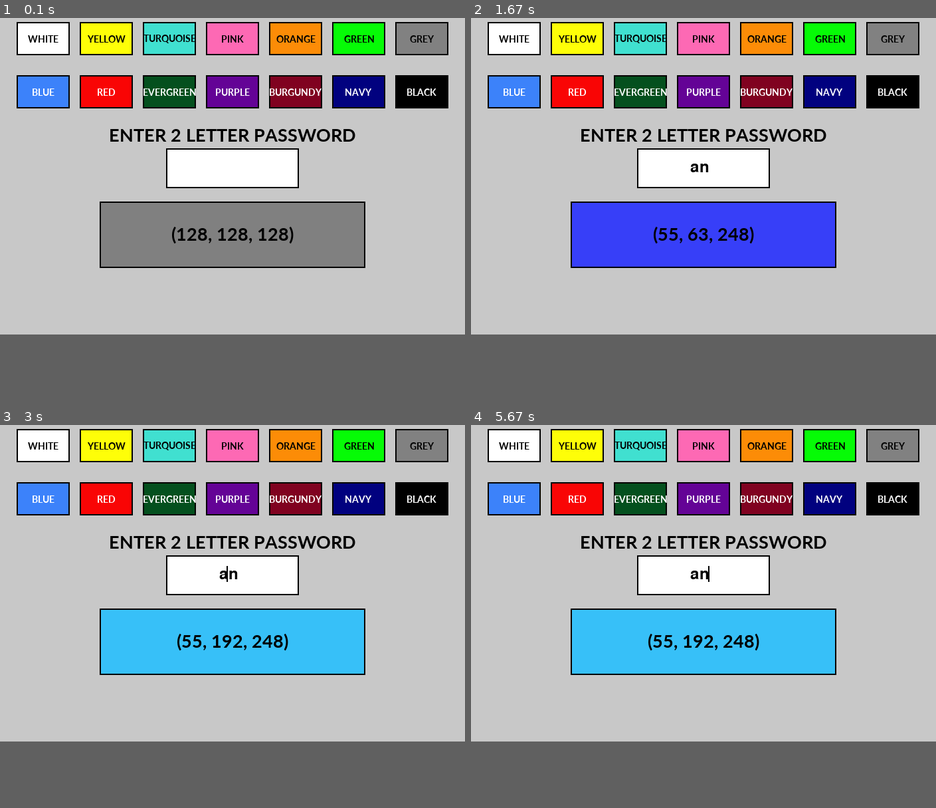
Above: before the commit, frames 1-4 (two rows, left to right).
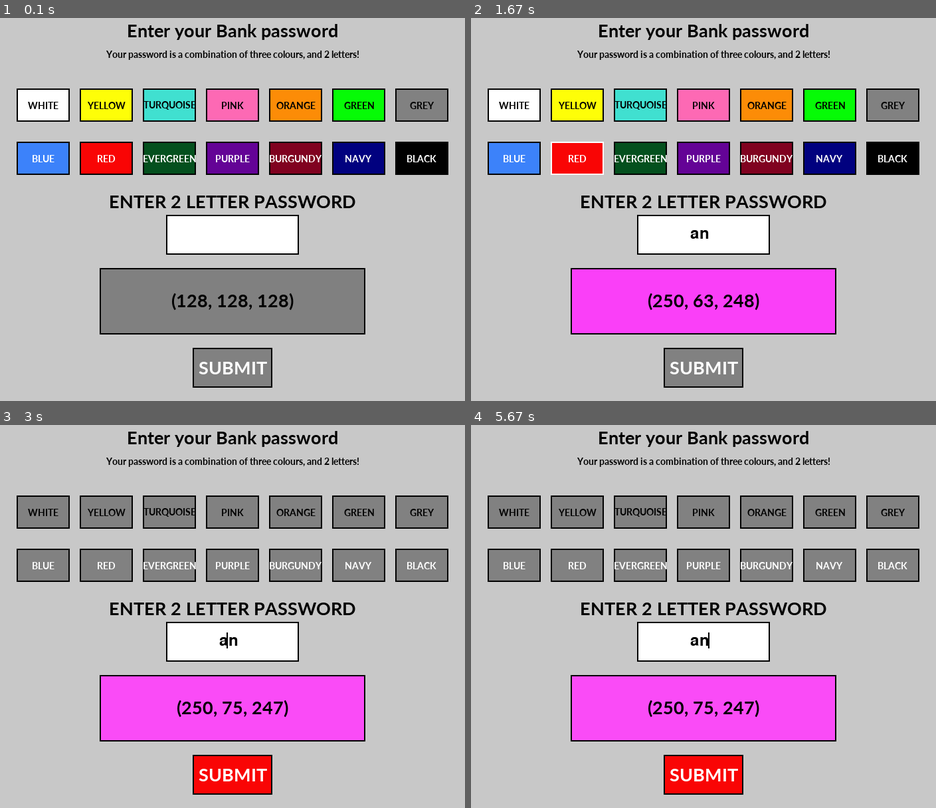
Above: after the commit, the same moments.

Repository: JeremyDenHartogh/Comp3008Project2
Game: pygame game, started from NewPasswordScheme/SamplePassScheme.py
Same seed, same stepped clock (60 frames per second), same inputs: the game is played once before the commit and once after it.
Inputs (mouse positions are in pixels of both pictures, inside the frame that each line leads up to):
- Up to frame 1 (0.1 s): no input
- Up to frame 2 (1.67 s): type "ann" at 0.33 s; tap Enter at 0.67 s; hold Right 0.88-1.35 s; press the mouse at (512, 106) at 1.47 s; move the mouse to (601, 144) at 1.57 s
- Up to frame 3 (3 s): release the mouse at (218, 589) at 1.7 s; press the mouse at (297, 513) at 1.8 s; move the mouse to (353, 635) at 1.9 s; release the mouse at (409, 758) at 2.03 s; press the mouse at (358, 566) at 2.13 s; move the mouse to (279, 639) at 2.23 s; release the mouse at (195, 712) at 2.37 s; hold Right 2.43-2.9 s; hold Left from 2.93 s (still down)
- Up to frame 4 (5.67 s): release Left at 3.47 s; hold Left 3.5-3.9 s; hold Right 3.93-4.57 s; hold Left 4.6-5.07 s; hold Right 5.1-5.57 s; hold Right from 5.6 s (still down)
In our replay, the window is 700x500 before the commit and 700x600 after it. These sizes can differ from the game's own. Grey fills any space a smaller window leaves; there, only what the larger window draws over its background counts as a difference.

The runs differ from the first frame. In frame 1, 47% of the frame differs, in the area x 3-97%, y 1-97%; in frame 2, 48%; in frame 3, 47%; in frame 4, 47%.

Commit message:
Added labels and submit button

Diff:
--- a/NewPasswordScheme/SamplePassScheme.py
+++ b/NewPasswordScheme/SamplePassScheme.py
@@ -12,7 +12,7 @@
 			 "RED":(249,5,5), "EVERGREEN":(4,80,30), "PURPLE":(100,3,150), "BURGUNDY":(128,2,32),
 			 "NAVY":(1,1,127), "BLACK":(0,0,0)}
 
-size = (700,500)
+size = (700,600)
 screen = pygame.display.set_mode(size)
 done = False
 clock = pygame.time.Clock()
@@ -47,10 +47,10 @@
 	for key in cd:
 		if count < 7:
 			x = 25+(95*count)
-			y = 30
+			y = 130
 		if count >= 7:
 			x = 25+(95*(count-7))
-			y = 110
+			y = 210
 		if clicked < 3:
 			pygame.draw.rect(screen, cd[key], [x, y, 80, 50],0)
 		else:
@@ -74,25 +74,58 @@
 		count+=1
 	return clicked, clicking, pressedColours
 
+
+# creates submit button
+def submit(clicking, combinedColors, clicked, textLength):
+	if clicked >= 3 and textLength == True:
+		pygame.draw.rect(screen, cd["RED"], [290, 520, 120, 60],0)
+	else:
+			pygame.draw.rect(screen, cd["GREY"], [290, 520, 120, 60],0)
+	textSurf,textRect = fontL.render("SUBMIT" , cd["WHITE"])
+	textRect.center = ((290+(120/2)),(520+(60/2)))
+	screen.blit(textSurf, textRect)
+	mouse = pygame.mouse.get_pos()
+	click = pygame.mouse.get_pressed()
+	if (mouse[0] > 290 and mouse[0] < 410 and mouse[1] > 520 and mouse[1] < 580) and clicked >= 3 and textLength == True:
+		pygame.draw.rect(screen, cd["WHITE"], [290, 520, 120, 60],2)
+		if (click[0] == 1 and clicking == False):
+			print ("CLICKED SUBMIT")
+			return combinedColors, True
+		else:
+			return [], clicking
+	else:
+		pygame.draw.rect(screen, cd["BLACK"], [290, 520, 120, 60],2)
+		return [], clicking
+
 # Screen to attempt a password input
 def enterPasswordScreen(name, password, clicked, clicking, pressedColours, rChange, gChange, bChange):
 	screen.fill((200,200,200))
 	# Creates colour boxes
 	clicked, clicking, pressedColours = createColours(clicked, clicking, font, pressedColours)
 
+	# Labels
+	label1 = (f"Enter your {name} password")
+	label2 = ("Your password is a combination of three colours, and 2 letters!")
+	textSurf,textRect = fontL.render(label1, cd["BLACK"])
+	textRect.center = ((250+(200/2)),(15+(60/2)))
+	screen.blit(textSurf, textRect)
+	textSurf,textRect = font.render(label2, cd["BLACK"])
+	textRect.center = ((250+(200/2)),(50+(60/2)))
+	screen.blit(textSurf, textRect)
+
 	# adds colours created by 3 colour pass and 2 letter text
 	combinedColors = ((pressedColours[0]+(rChange*10)) % 255,(pressedColours[1]+(gChange*10)) % 255,(pressedColours[2]+(bChange*10)) % 255)
 
 	# displays users password colour
-	pygame.draw.rect(screen, combinedColors, [150, 300, 400, 100],0)
-	pygame.draw.rect(screen, cd["BLACK"], [150, 300, 400, 100],2)
+	pygame.draw.rect(screen, combinedColors, [150, 400, 400, 100],0)
+	pygame.draw.rect(screen, cd["BLACK"], [150, 400, 400, 100],2)
 	textSurf,textRect = fontL.render(str(combinedColors) , cd["BLACK"])
-	textRect.center = ((150+(400/2)),(300+(100/2)))
+	textRect.center = ((150+(400/2)),(400+(100/2)))
 	screen.blit(textSurf, textRect)
 
 	# create inputted text box
 	textinput.update(events)
-	pygame.draw.rect(screen, cd["WHITE"], [250, 220, 200, 60],0)
+	pygame.draw.rect(screen, cd["WHITE"], [250, 320, 200, 60],0)
 
 	# change colour box if 2 lower case letters inputted
 	if (len(textinput.get_text()) == 2):
@@ -104,14 +137,19 @@
 
 	# display text input box and label
 	textSurf,textRect = fontL.render("ENTER 2 LETTER PASSWORD", cd["BLACK"])
-	textRect.center = ((250+(200/2)),(170+(60/2)))
+	textRect.center = ((250+(200/2)),(270+(60/2)))
 	screen.blit(textSurf, textRect)
-	pygame.draw.rect(screen, cd["BLACK"], [250, 220, 200, 60],2)
-	textRect.center = ((250+(200/2)),(220+(60/2)))
+	pygame.draw.rect(screen, cd["BLACK"], [250, 320, 200, 60],2)
+	textRect.center = ((250+(200/2)),(320+(60/2)))
 	# display text input
-	screen.blit(textinput.get_surface(), (330,236))
+	screen.blit(textinput.get_surface(), (330,336))
+
+	# submit button
+	submittedColour = []
+	submittedColour,clicking = submit(clicking, combinedColors, clicked, len(textinput.get_text()) == 2)
+
 	# update variable values
-	return clicked, clicking, pressedColours, rChange, gChange, bChange, []
+	return clicked, clicking, pressedColours, rChange, gChange, bChange, submittedColour
 
 textinput = pygame_textinput.TextInput()
 learnOrEnterPass = "ENTER"
@@ -122,6 +160,9 @@
 			done = True
 	if learnOrEnterPass == "ENTER":
 		clicked, clicking, pressedColours, rChange, gChange, bChange, submitted = enterPasswordScreen("Bank","PASSWORD", clicked, clicking, pressedColours, rChange, gChange, bChange)
+		if submitted != []:
+			print(submitted)
+			break;
 
 	# --- Go ahead and update the screen with what we've drawn.
 	pygame.display.flip()
